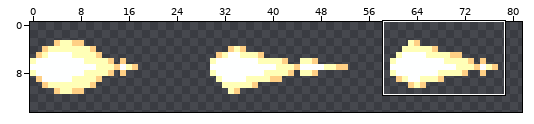
Two versions of one sprite sheet, guns/astrifle/gbstg44/bulletmuzzle3.png. Above, an overview of the earlier version with the close-up marked.
Close-up. Earlier state:
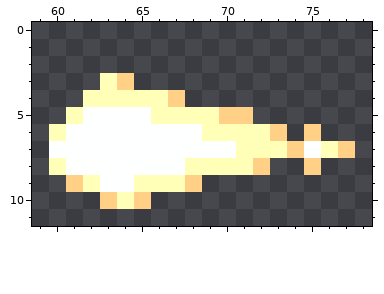
The file is 90x15 pixels. Shown: x 59..78, y 0..11. The wide view leaves out empty margins. The commit also changed other parts of the picture, which this record leaves out.
The result:
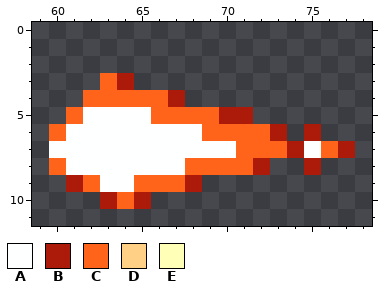
Palette (. is transparent): A #feffff  B #ac1a09  C #ff641a  D #ffd085  E #ffffb7
Edits made:
The edit turns colour D into colour B in row 3 at x 64; in row 4 at x 67; in row 5 at x 70 to 71; in row 6 at x 73 and 75; in row 7 at x 74 and 77; in row 8 at x 72 and 75.
The edit turns colour D into colour B in row 9 at x 61 and 68; in row 10 at x 63 and 65.
The edit turns colour E into colour C in row 3 at x 63; in row 4 at x 62 to 66; in row 5 at x 61 and 66 to 69; in row 6 at x 60 and 69 to 72; in row 7 at x 71 to 73 and 76; in row 8 at x 60 and 68 to 71.
The edit turns colour E into colour C in row 9 at x 62 and 65 to 67; in row 10 at x 64.
Changed places in both close-ups, as pixel boxes (x1, y1, x2, y2):
changed: (49, 73, 355, 209)
